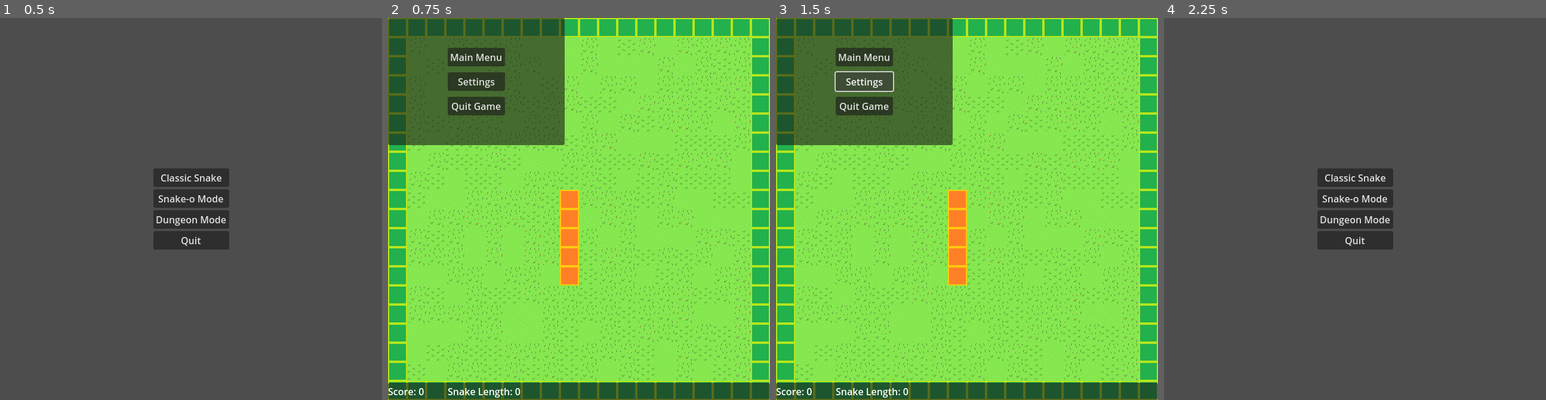
Above: before the commit, frames 1-4 (left to right).
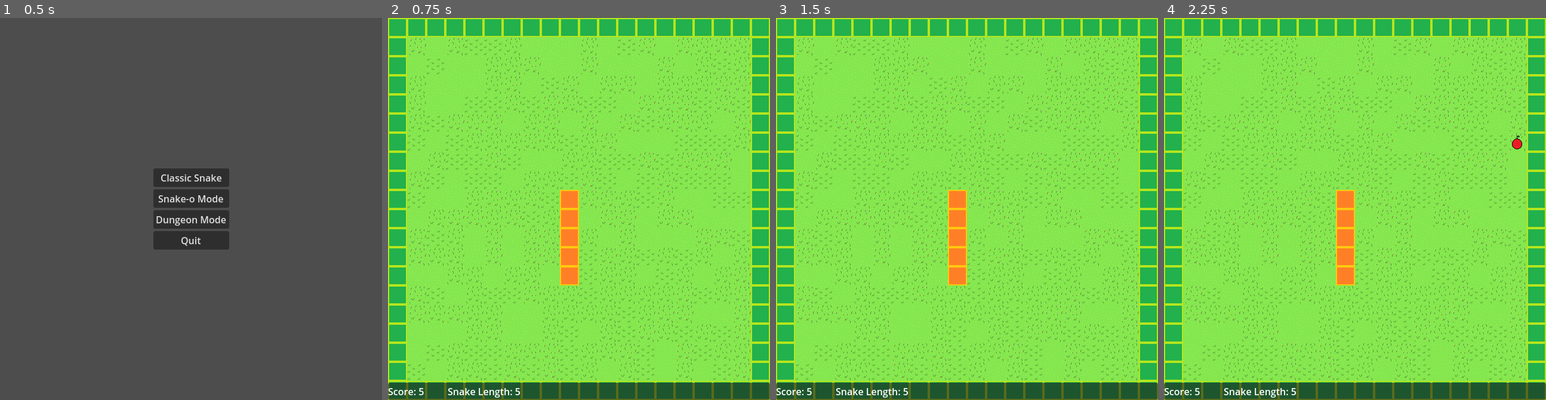
Above: after the commit, the same moments.

Repository: sethbabauta/snake-run
Game: Godot game, scene res://Scenes/menu.tscn
The game is run twice, just before and just after one commit, with the same random seed, the same clock (stepped at 60 frames per second) and the same inputs.
Inputs (mouse positions are in pixels of both pictures, inside the frame that each line leads up to):
- Up to frame 1 (0.5 s): no input
- Up to frame 2 (0.75 s): click "Classic Snake" at 0.5 s
- Up to frame 3 (1.5 s): click (863, 82) at 1.25 s, where only the run before the commit has a clickable "Settings"
- Up to frame 4 (2.25 s): click (1251, 56) at 2 s, where only the run before the commit has a clickable "Main Menu"

Frame 1 is identical in both runs. In frame 2, 15% of the frame differs, in the area x 0-47%, y 0-99%; in frame 3, 15%; in frame 4, 100%, in the area x 0-100%, y 0-100%.
Error before the commit: Trying to assign value of type 'PanelContainer' to a variable of type 'TextureRect'. (res://Scripts/main_ui.gd:3)

Commit message:
pause functionality first pass complete

Diff:
--- a/Scenes/game_ui.tscn
+++ b/Scenes/game_ui.tscn
@@ -1,7 +1,8 @@
-[gd_scene load_steps=3 format=3 uid="uid://2esaq6uvofnq"]
+[gd_scene load_steps=4 format=3 uid="uid://2esaq6uvofnq"]
 
 [ext_resource type="Script" path="res://Scripts/main_ui.gd" id="1_2wlwj"]
 [ext_resource type="PackedScene" uid="uid://c2rxm4oown5nh" path="res://Scenes/pause_dialog.tscn" id="2_ow3ff"]
+[ext_resource type="PackedScene" uid="uid://co1motepffns5" path="res://Scenes/settings_dialog.tscn" id="3_on5oc"]
 
 [node name="GameUI" type="Control" node_paths=PackedStringArray("score_label", "snake_length_label", "powerup_1_label")]
 z_index = 10
@@ -62,15 +63,14 @@
 
 [node name="PauseDialog" parent="." instance=ExtResource("2_ow3ff")]
 unique_name_in_owner = true
-layout_mode = 0
-anchors_preset = 0
-anchor_left = 0.0
-anchor_top = 0.0
-anchor_right = 0.0
-anchor_bottom = 0.0
-offset_left = 0.0
-offset_top = 0.0
-offset_right = 96.0
-offset_bottom = 101.0
-grow_horizontal = 1
-grow_vertical = 1
+visible = false
+layout_mode = 1
+offset_left = -148.0
+offset_top = -106.5
+offset_right = 148.0
+offset_bottom = 106.5
+
+[node name="SettingsDialog" parent="." instance=ExtResource("3_on5oc")]
+unique_name_in_owner = true
+visible = false
+layout_mode = 1
--- a/Scenes/pause_dialog.tscn
+++ b/Scenes/pause_dialog.tscn
@@ -29,21 +29,21 @@
 layout_mode = 2
 theme_override_constants/separation = 10
 
+[node name="SettingsButton" type="Button" parent="MarginContainer/VBoxContainer"]
+layout_mode = 2
+size_flags_vertical = 6
+text = "Settings"
+
 [node name="MainMenuButton" type="Button" parent="MarginContainer/VBoxContainer"]
 layout_mode = 2
 size_flags_vertical = 6
 text = "Main Menu"
-
-[node name="SettingsButton" type="Button" parent="MarginContainer/VBoxContainer"]
-layout_mode = 2
-size_flags_vertical = 6
-text = "Settings"
 
 [node name="QuitGameButton" type="Button" parent="MarginContainer/VBoxContainer"]
 layout_mode = 2
 size_flags_vertical = 6
 text = "Quit Game"
 
+[connection signal="pressed" from="MarginContainer/VBoxContainer/SettingsButton" to="." method="_on_settings_button_pressed"]
 [connection signal="pressed" from="MarginContainer/VBoxContainer/MainMenuButton" to="." method="_on_main_menu_button_pressed"]
-[connection signal="pressed" from="MarginContainer/VBoxContainer/SettingsButton" to="." method="_on_settings_button_pressed"]
 [connection signal="pressed" from="MarginContainer/VBoxContainer/QuitGameButton" to="." method="_on_quit_game_button_pressed"]
--- /dev/null
+++ b/Scenes/settings_dialog.tscn
@@ -0,0 +1,100 @@
+[gd_scene load_steps=3 format=3 uid="uid://co1motepffns5"]
+
+[ext_resource type="Script" path="res://Scripts/settings_dialog.gd" id="1_mg4te"]
+
+[sub_resource type="StyleBoxFlat" id="StyleBoxFlat_qwgd3"]
+bg_color = Color(0.338882, 0.589121, 0.202314, 1)
+
+[node name="SettingsDialog" type="Control"]
+layout_mode = 3
+anchors_preset = 15
+anchor_right = 1.0
+anchor_bottom = 1.0
+grow_horizontal = 2
+grow_vertical = 2
+script = ExtResource("1_mg4te")
+
+[node name="PanelContainer" type="PanelContainer" parent="."]
+layout_mode = 1
+anchors_preset = 15
+anchor_right = 1.0
+anchor_bottom = 1.0
+grow_horizontal = 2
+grow_vertical = 2
+theme_override_styles/panel = SubResource("StyleBoxFlat_qwgd3")
+
+[node name="VBoxContainer" type="VBoxContainer" parent="PanelContainer"]
+layout_mode = 2
+size_flags_horizontal = 4
+size_flags_vertical = 4
+
+[node name="SettingsTitle" type="HBoxContainer" parent="PanelContainer/VBoxContainer"]
+layout_mode = 2
+
+[node name="Label" type="Label" parent="PanelContainer/VBoxContainer/SettingsTitle"]
+layout_mode = 2
+text = "Settings (Currently does nothing)"
+
+[node name="CloseButton" type="Button" parent="PanelContainer/VBoxContainer/SettingsTitle"]
+layout_mode = 2
+size_flags_horizontal = 10
+text = "X"
+
+[node name="HSeparator" type="HSeparator" parent="PanelContainer/VBoxContainer"]
+layout_mode = 2
+
+[node name="MasterVolume" type="HBoxContainer" parent="PanelContainer/VBoxContainer"]
+layout_mode = 2
+size_flags_vertical = 6
+theme_override_constants/separation = 20
+
+[node name="Label" type="Label" parent="PanelContainer/VBoxContainer/MasterVolume"]
+custom_minimum_size = Vector2(200, 0)
+layout_mode = 2
+text = "Master Volume"
+
+[node name="CenterContainer" type="CenterContainer" parent="PanelContainer/VBoxContainer/MasterVolume"]
+layout_mode = 2
+
+[node name="HSlider" type="HSlider" parent="PanelContainer/VBoxContainer/MasterVolume/CenterContainer"]
+custom_minimum_size = Vector2(200, 0)
+layout_mode = 2
+value = 100.0
+
+[node name="MusicVolume" type="HBoxContainer" parent="PanelContainer/VBoxContainer"]
+layout_mode = 2
+size_flags_vertical = 6
+theme_override_constants/separation = 20
+
+[node name="Label" type="Label" parent="PanelContainer/VBoxContainer/MusicVolume"]
+custom_minimum_size = Vector2(200, 0)
+layout_mode = 2
+text = "Music Volume"
+
+[node name="CenterContainer" type="CenterContainer" parent="PanelContainer/VBoxContainer/MusicVolume"]
+layout_mode = 2
+
+[node name="HSlider" type="HSlider" parent="PanelContainer/VBoxContainer/MusicVolume/CenterContainer"]
+custom_minimum_size = Vector2(200, 0)
+layout_mode = 2
+value = 80.0
+
+[node name="Fullscreen" type="HBoxContainer" parent="PanelContainer/VBoxContainer"]
+layout_mode = 2
+
+[node name="Label" type="Label" parent="PanelContainer/VBoxContainer/Fullscreen"]
+custom_minimum_size = Vector2(200, 0)
+layout_mode = 2
+text = "Fullscreen"
+
+[node name="MarginContainer" type="MarginContainer" parent="PanelContainer/VBoxContainer/Fullscreen"]
+layout_mode = 2
+theme_override_constants/margin_left = 10
+
+[node name="CenterContainer" type="CenterContainer" parent="PanelContainer/VBoxContainer/Fullscreen/MarginContainer"]
+layout_mode = 2
+
+[node name="CheckBox" type="CheckBox" parent="PanelContainer/VBoxContainer/Fullscreen/MarginContainer/CenterContainer"]
+layout_mode = 2
+
+[connection signal="pressed" from="PanelContainer/VBoxContainer/SettingsTitle/CloseButton" to="." method="_on_close_button_pressed"]
--- a/Scripts/event_bus.gd
+++ b/Scripts/event_bus.gd
@@ -1,3 +1,4 @@
 extends Node
 
 signal GAME_PAUSED(is_paused: bool)
+signal TOGGLE_SETTINGS
--- a/Scripts/main_ui.gd
+++ b/Scripts/main_ui.gd
@@ -1,6 +1,7 @@
 class_name MainUI extends Control
 
-@onready var pause_dialog: TextureRect = %PauseDialog
+@onready var pause_dialog: PauseDialog = %PauseDialog
+@onready var settings_dialog: Control = %SettingsDialog
 
 @export var score_label: Label
 @export var snake_length_label: Label
@@ -9,6 +10,7 @@
 var powerup_1_timer: Timer
 var powerup_1_text: String = "Powerup: "
 var main_node: Main
+var is_settings_active: bool = false
 
 
 func _ready() -> void:
@@ -18,6 +20,7 @@
 	powerup_1_timer = get_node_or_null("../Powerup1Timer")
 
 	EventBus.GAME_PAUSED.connect(_on_game_paused)
+	EventBus.TOGGLE_SETTINGS.connect(_on_settings_toggled)
 	ScoreKeeper.SCORE_CHANGED.connect(_on_score_changed)
 	snake_length_label.text = "Snake Length: " + str(main_node.gamemode_node.START_LENGTH)
 	score_label.text = "Score: %d" % ScoreKeeper.score
@@ -42,3 +45,8 @@
 
 	var snake_length: int = await main_node.get_snake_length()
 	snake_length_label.text = "Snake Length: " + str(snake_length)
+
+
+func _on_settings_toggled() -> void:
+	is_settings_active = not is_settings_active
+	settings_dialog.visible = is_settings_active
--- a/Scripts/pause_dialog.gd
+++ b/Scripts/pause_dialog.gd
@@ -1,7 +1,6 @@
 class_name PauseDialog extends PanelContainer
 
 @export_file("*.tscn") var main_menu_scene
-@export_file("*.tscn") var settings_scene
 var main_node: Main
 
 
@@ -10,7 +9,7 @@
 
 
 func _on_settings_button_pressed() -> void:
-	get_tree().change_scene_to_file(settings_scene)
+	EventBus.TOGGLE_SETTINGS.emit()
 
 
 func _on_quit_game_button_pressed() -> void:
--- /dev/null
+++ b/Scripts/settings_dialog.gd
@@ -0,0 +1,5 @@
+class_name SettingsDialog extends Control
+
+
+func _on_close_button_pressed() -> void:
+	EventBus.TOGGLE_SETTINGS.emit()
